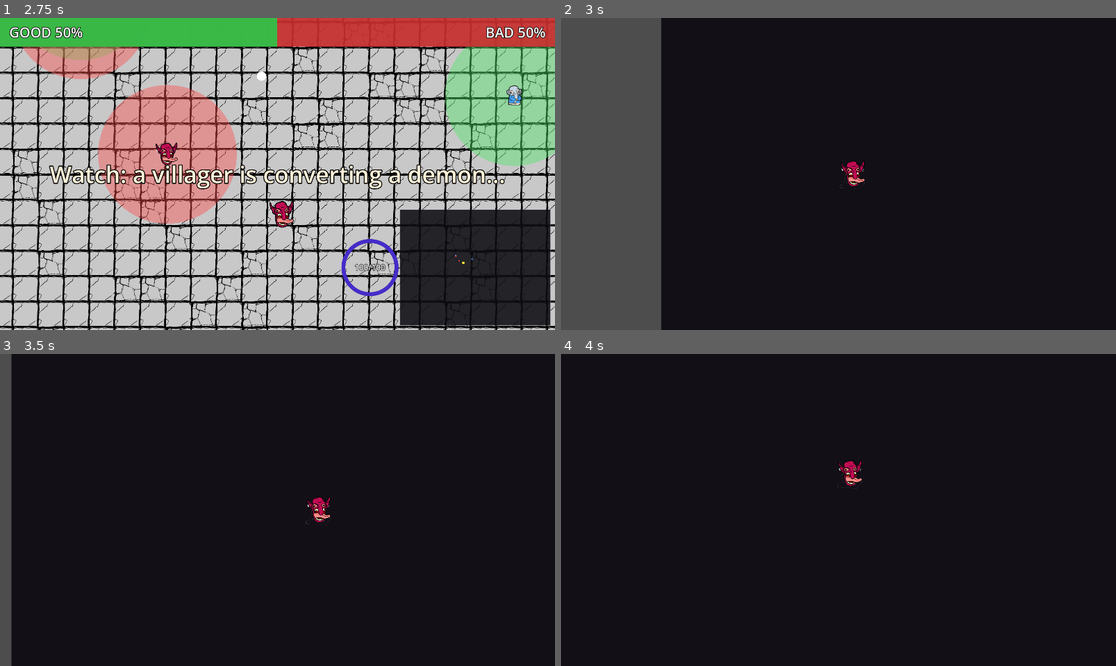
Above: before the commit, frames 1-4 (two rows, left to right).
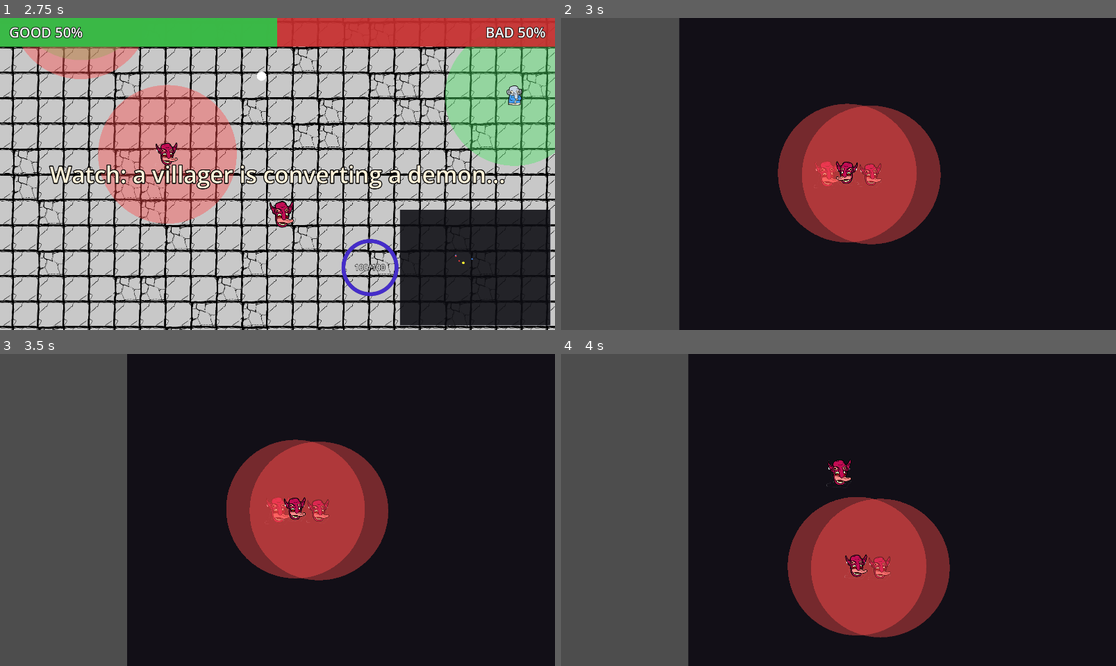
Above: after the commit, the same moments.

Repository: dadolyner/mini-jam-212-control
Game: Godot game, scene res://src/ui/main_menu.tscn
Same seed, same stepped clock (60 frames per second), same inputs: the game is played once before the commit and once after it.
Inputs (mouse positions are in pixels of both pictures, inside the frame that each line leads up to):
- Up to frame 1 (2.75 s): click "Start" at 0.5 s; move the mouse to (399, 158) at 1.27 s; hold D (right) 1.28-2.03 s; tap E (corrupt) at 1.35 s; click (399, 158) at 1.42 s; move the mouse to (166, 189) at 2.02 s; hold S (down) from 2.03 s (still down); tap Space (summon) at 2.1 s
- Up to frame 2 (3 s): move the mouse to (894, 105) at 2.77 s; release S (down) at 2.78 s; hold D (right) from 2.78 s (still down); tap T (to_king) at 2.85 s
- Up to frame 3 (3.5 s): keep holding D (right)
- Up to frame 4 (4 s): move the mouse to (810, 572) at 3.52 s; release D (right) at 3.53 s; hold W (up) from 3.53 s (still down); tap E (corrupt) at 3.6 s; click (810, 572) at 3.67 s

Frame 1 is identical in both runs. In frame 2, 14% of the frame differs, in the area x 18-69%, y 0-100%; in frame 3, 31%; in frame 4, 34%, in the area x 0-71%, y 0-100%.

Commit message:
tamali se spawnajo zraun da maš dps

Diff:
--- a/src/ancient_demon/demon.gd
+++ b/src/ancient_demon/demon.gd
@@ -31,6 +31,8 @@
 	Effects.shake_requested.connect(_on_shake_requested)
 
 	if get_tree().get_first_node_in_group("king"):
+		GameManager.bad_npcs = GameManager.bad_npcs_saved
+		GameManager.bad_npcs_saved = 0
 		_summon_army()
 
 func _on_shake_requested(amount: float) -> void:
@@ -151,6 +153,8 @@
 	if not GameManager.try_spend_mana(10):
 		return
 
+	GameManager.bad_npcs_saved = GameManager.bad_npcs
+
 	Effects.burst(global_position, Color.MAGENTA, 12)
 	Effects.shake(4.0)
 	SoundManager.play("castle_purify")
@@ -159,7 +163,7 @@
 
 
 func _summon_army() -> void:
-	var count := GameManager.bad_npcs
+	var count := GameManager.bad_npcs if GameManager.bad_npcs > 0 else GameManager.bad_npcs_saved
 	for i in count:
 		var offset := Vector2(randf_range(-120.0, 120.0), randf_range(-120.0, 120.0))
 		spawn_minion_at(global_position + offset)
--- a/src/autoload/game_manager.gd
+++ b/src/autoload/game_manager.gd
@@ -15,6 +15,7 @@
 
 var good_npcs := 0
 var bad_npcs := 0
+var bad_npcs_saved := 0
 var good_castles := 0
 var bad_castles := 0
 
--- a/src/badNPC/badNPC.tscn
+++ b/src/badNPC/badNPC.tscn
@@ -37,7 +37,7 @@
 [node name="CollisionShape2D" type="CollisionShape2D" parent="DetectionArea" unique_id=1842166427]
 shape = SubResource("CircleShape2D_detect")
 
-[node name="NavigationAgent2D" type="NavigationAgent2D" parent="."]
+[node name="NavigationAgent2D" type="NavigationAgent2D" parent="." unique_id=1537013204]
 path_desired_distance = 16.0
 target_desired_distance = 32.0
 
--- a/src/levels/boss_arena.gd
+++ b/src/levels/boss_arena.gd
@@ -1,13 +1,21 @@
 extends Node2D
+const BAD_NPC = preload("uid://bnwdtmq2vpmvo")
 
 @onready var win_screen: CanvasLayer = $WinScreen
 @onready var continue_button: Button = $WinScreen/Container/ContinueButton
 @onready var demon: Demon = $Demon
 @onready var king: Area2D = $King
+@onready var bad_npcs: Node2D = $BadNpcs
 
 func _ready() -> void:
 	king.defeated.connect(_on_king_defeated)
 	continue_button.pressed.connect(_on_continue_pressed)
+
+	for n in GameManager.bad_npcs_saved:
+		var bad_npc: Npc = BAD_NPC.instantiate()
+		bad_npc.global_position.x = demon.global_position.x + randf_range(-10.0, 10.0)
+		bad_npc.global_position.y = demon.global_position.y + randf_range(-10.0, 10.0)
+		bad_npcs.add_child(bad_npc)
 
 func _on_king_defeated() -> void:
 	demon.queue_free()
@@ -15,4 +23,5 @@
 	win_screen.show()
 
 func _on_continue_pressed() -> void:
+	GameManager.bad_npcs = 0
 	get_tree().change_scene_to_file("res://src/main.tscn")
--- a/src/levels/boss_arena.tscn
+++ b/src/levels/boss_arena.tscn
@@ -105,3 +105,5 @@
 
 [node name="King" parent="." unique_id=1022348286 instance=ExtResource("3_king")]
 position = Vector2(500, 0)
+
+[node name="BadNpcs" type="Node2D" parent="." unique_id=598535253]
--- a/src/main.tscn
+++ b/src/main.tscn
@@ -65,6 +65,14 @@
 
 [node name="Castle1" parent="." unique_id=851106326 instance=ExtResource("2_castle")]
 position = Vector2(-1050, 0)
+
+[node name="Bg" type="ColorRect" parent="Castle1" unique_id=45847405]
+z_index = -1
+offset_left = -800.0
+offset_top = -500.0
+offset_right = 800.0
+offset_bottom = 500.0
+color = Color(0.07, 0.06, 0.09, 1)
 
 [node name="Castle2" parent="." unique_id=523312961 instance=ExtResource("2_castle")]
 position = Vector2(1120, -700)
